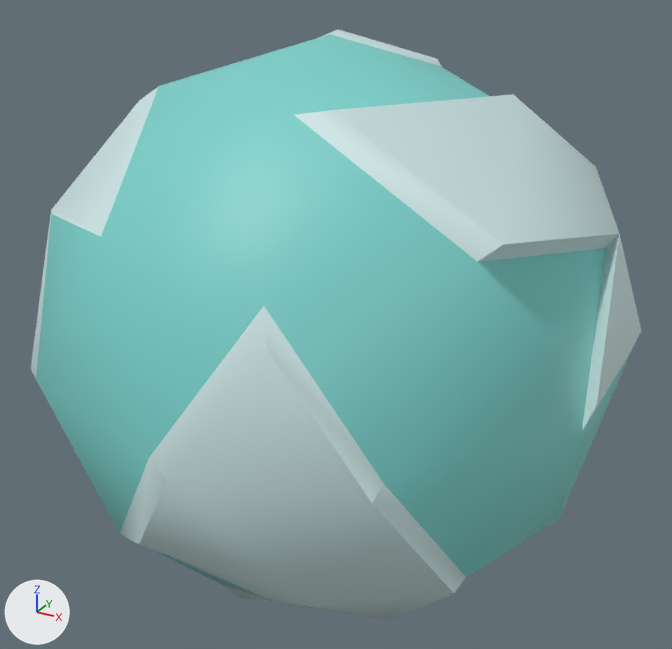
Renders of the FBX model Planets/Assets/Models/small_ice_planet_1.fbx from each side of a commit.
The view is the same before and after, from a 50 mm lens placed at (0.874, -1.566, 0.789), pointed at (0.009, 0.007, 0.002). The lights are fixed; the arrows at lower left show +X, +Y and +Z. Where no turn or scale is listed for an object, it has been applied to the vertices.

Before the edit, the objects in view are built like this:
```python
me_icosphere_001 = bpy.data.meshes.new('Icosphere.001')
me_icosphere_001.from_pydata(...)  # 84 vertices, 122 faces; spans x -0.603..0.597, y -0.604..0.596, z -0.608..0.592
# faces by material slot: [46, 76]
me_icosphere_001.materials.append(mat_ice)  # cyan #7ad1cc
me_icosphere_001.materials.append(mat_snow_ground)  # white #d0e9e9
ob_icosphere_003 = bpy.data.objects.new('Icosphere.003', me_icosphere_001)
ob_icosphere_003.location = (0.0, 0.0, 0.0)
```
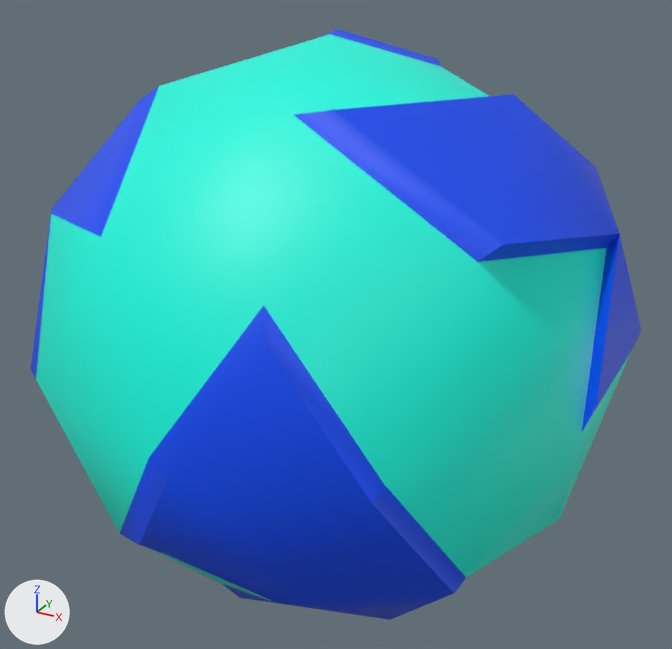
Location of each change, [x1, y1, x2, y2] in pixels of the pictures (672 x 649 px):
```json
{"part": 1, "of": "me_icosphere_001", "change": "recoloured", "before": [36, 34, 631, 603], "after": [36, 34, 631, 603]}
{"part": 2, "of": "me_icosphere_001", "change": "recoloured", "before": [31, 29, 641, 620], "after": [31, 29, 641, 620], "on screen": "white to blue"}
```

Edits to the scene script, one JSON object a line:
```json
{"op": "add", "block": "mat_snow_ground_small", "code": ["mat_snow_ground_small = principled_material('snow_ground_small')", "mat_snow_ground_small.base_color = (0.0, 0.0742, 0.956)  # blue #004dfa"]}
{"op": "add", "block": "mat_ice_small", "code": ["mat_ice_small = principled_material('ice_small')", "mat_ice_small.base_color = (0.0, 0.956, 0.745)  # cyan #00fae0"]}
{"block": "me_icosphere_001", "where": "me_icosphere_001.from_pydata(...)  # 84 vertices, 122 faces; spans x -0.603..0.597, y -0.604..0.596, z -0.608..0.592"}
{"block": "me_icosphere_001", "where": "# used by ob_icosphere_003; location = (0.0, 0.0, 0.0)"}
{"block": "me_icosphere_001", "change": "me_icosphere_001 part 1: all 46 faces that had it switch from mat_ice (cyan #7ad1cc) to mat_ice_small (cyan #00fae0)"}
{"block": "me_icosphere_001", "change": "me_icosphere_001 part 2: all 76 faces that had it switch from mat_snow_ground (white #d0e9e9) to mat_snow_ground_small (blue #004dfa)"}
```
